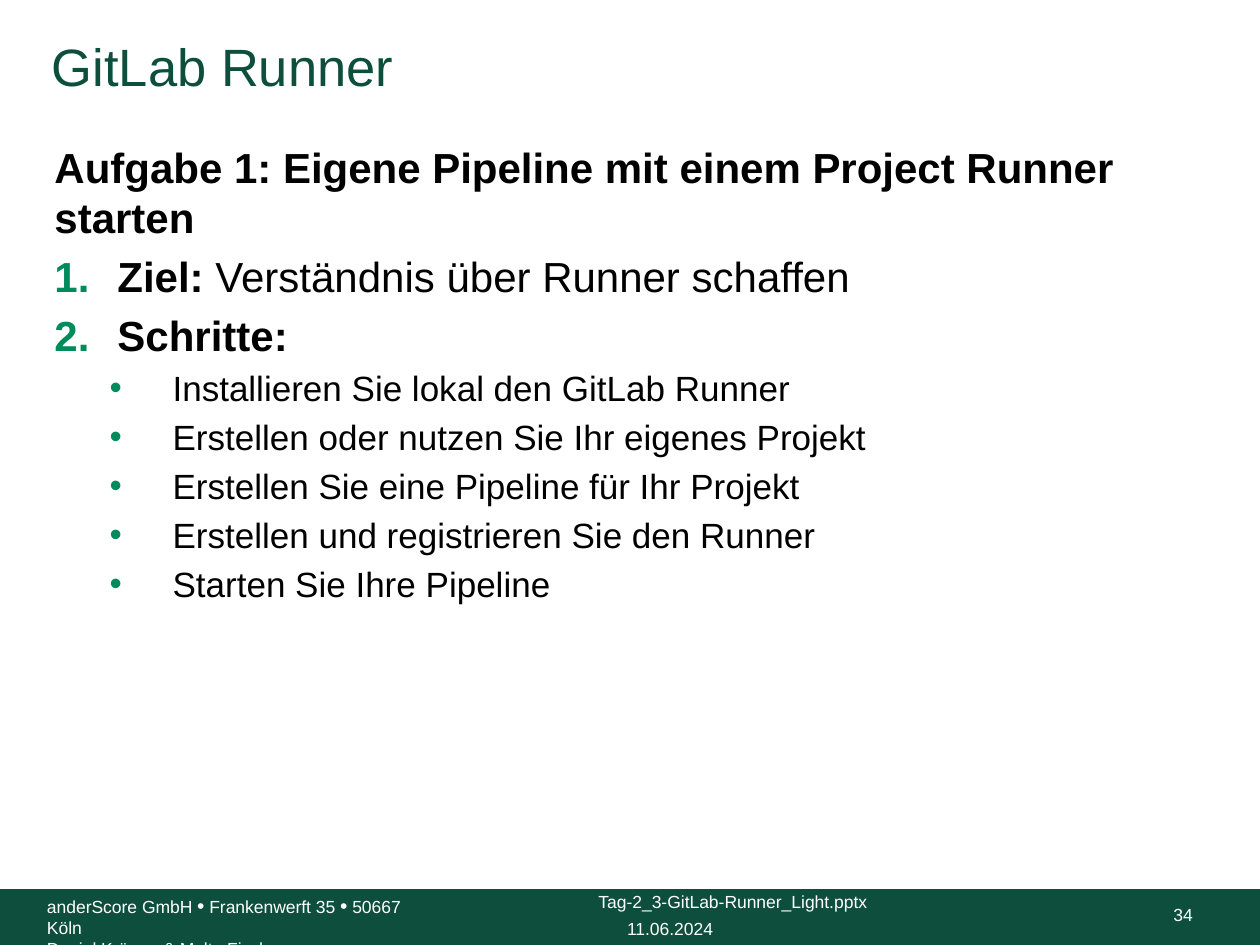
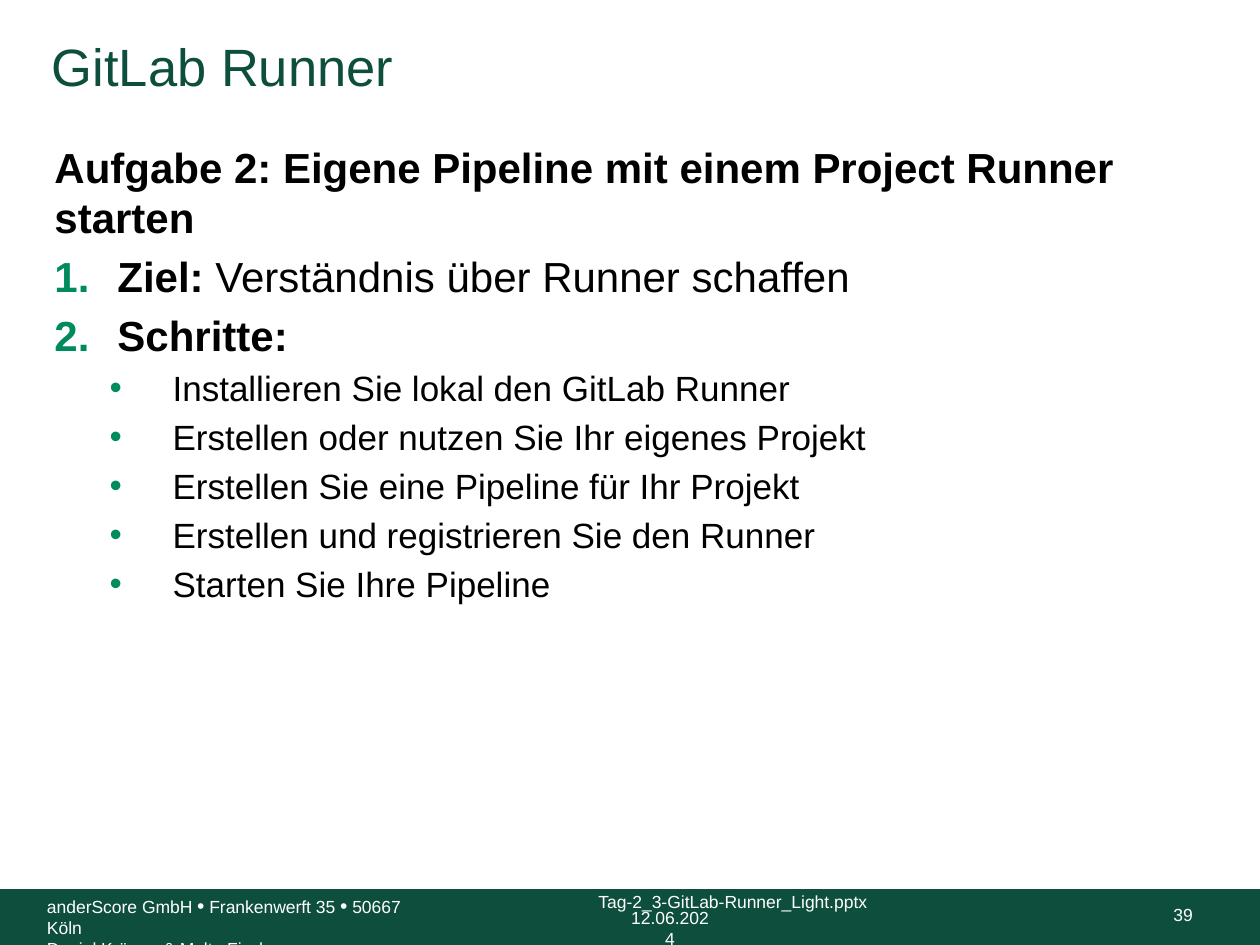
Before and after one commit to anderscore-gmbh/gitlab, a slide deck: slide 39 of slides/Tag-2_3-GitLab-Runner_Light.pptx (slide 34 before the commit). Drawn at 1260x945 pixels with LibreOffice and Linux fonts; fonts in the diff are those of the drawing; background and template pictures are left out. Boxes give left, top, right and bottom in pixels: in the first picture for what was removed or moved away, otherwise in the second. Text is boxed around its words. In the diff, an @@ line names an element or a change of style, - is before the commit and + after.

Commit message:
Reihenfolge geändert: Project -> Group -> Instance. Project Runner Folien (13 - 34 und 67 - 78) zusammengefasst.

```diff
--- a/slides/Tag-2_3-GitLab-Runner_Light.pptx
+++ b/slides/Tag-2_3-GitLab-Runner_Light.pptx
@@ text at box(54, 152, 1113, 234): text changed @@
-Aufgabe 1: Eigene Pipeline mit einem Project Runner starten
+Aufgabe 2: Eigene Pipeline mit einem Project Runner starten
@@ text at box(631, 911, 709, 924): text changed @@
-11.06.2024
+12.06.2024
@@ page number at box(1173, 908, 1192, 921): text changed @@
-34
+39
```
Also in this commit, not shown: 97 other slides changed, 2 slides added, 1 slide removed.
